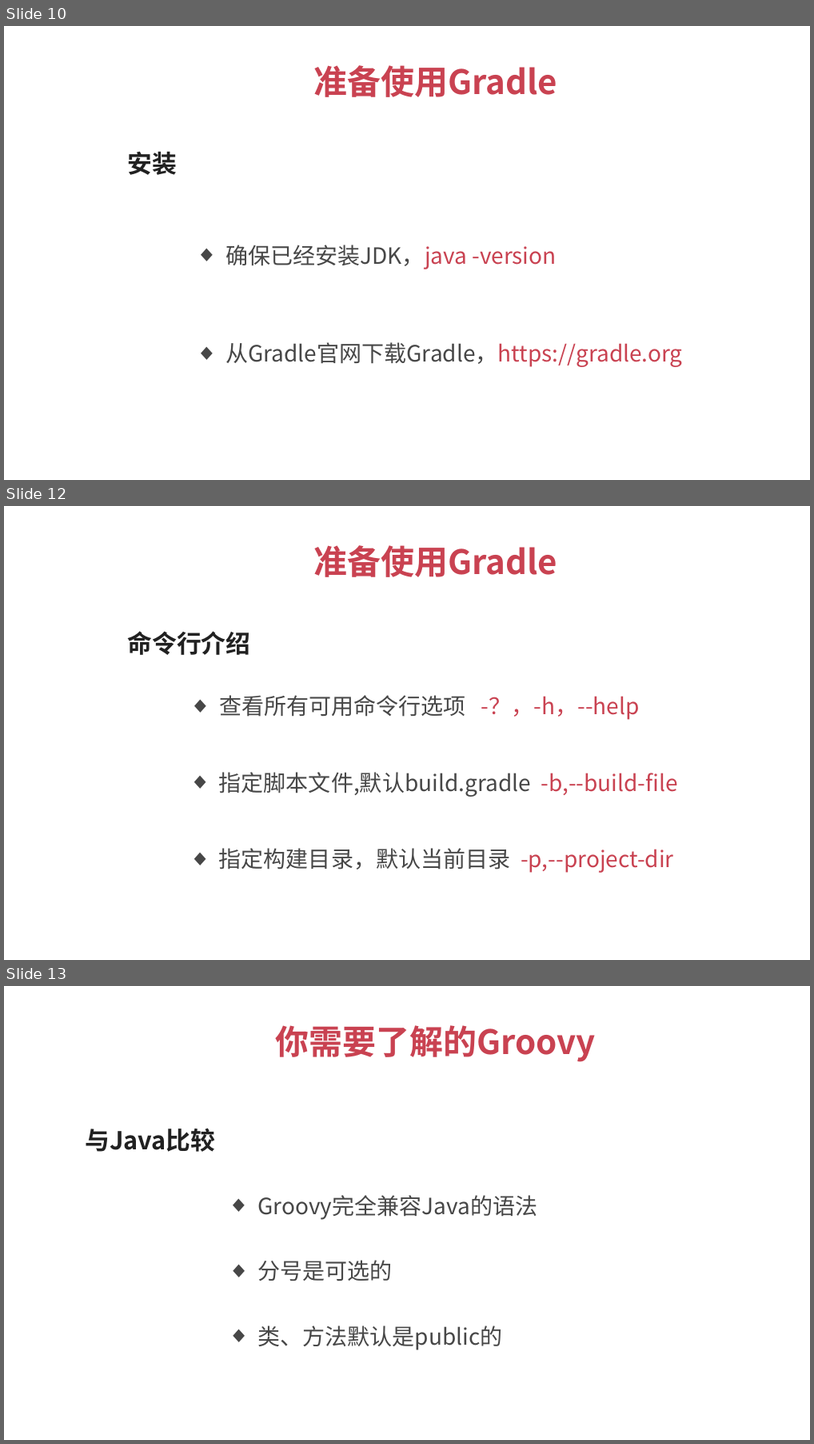
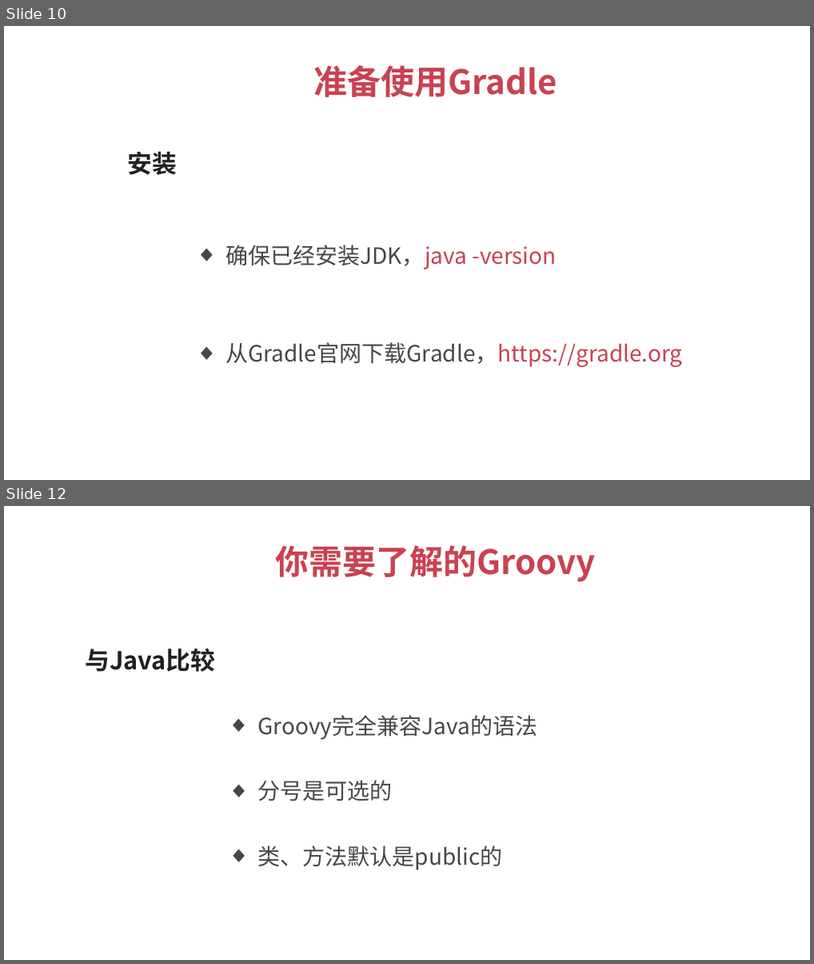
Before and after one commit to 1329555958/imooc, a slide deck: Gradle.pptx. Shown one above the other, each under a label of ours: slides 10, 12 and 13 before the commit, slides 10 and 12 after it; the slides between them are not shown. The pictures are 814x1444 and 814x964 pixels, drawn with LibreOffice and Linux fonts; fonts in the diff are those of the drawing. Boxes give left, top, right and bottom in pixels: in the first picture for what was removed or moved away, otherwise in the second. Text is boxed around its words. In the diff, an @@ line names an element or a change of style, - is before the commit and + after.

```diff
--- a/Gradle.pptx
+++ b/Gradle.pptx
@@ slide 12 removed at <box>4,506,810,960</box>, background #FFFFFF @@
@@ text removed at <box>314,545,558,577</box> @@
-准备使用Gradle
@@ text removed at <box>128,631,251,655</box> @@
-命令行介绍
@@ text removed at <box>219,695,640,720</box> @@
-  ◆ 查看所有可用命令行选项 -？，-h，--help
@@ text removed at <box>219,772,678,796</box> @@
-  ◆ 指定脚本文件,默认build.gradle -b,--build-file
@@ text removed at <box>219,848,674,872</box> @@
-  ◆ 指定构建目录，默认当前目录 -p,--project-dir
@@ what was slide 13 is now slide 12 @@
```
Also in this commit, not shown: 1 slide changed, 1 other file.
